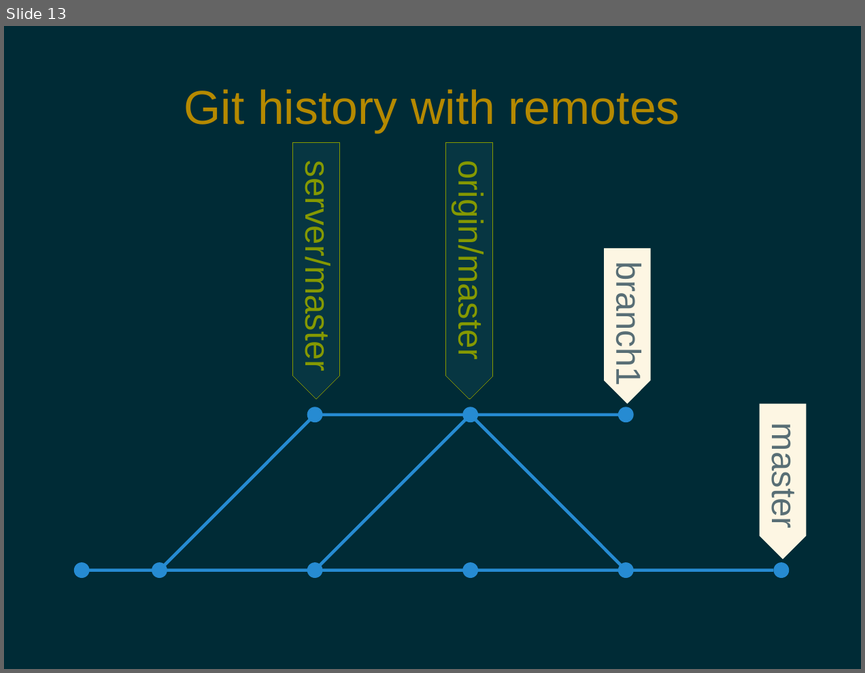
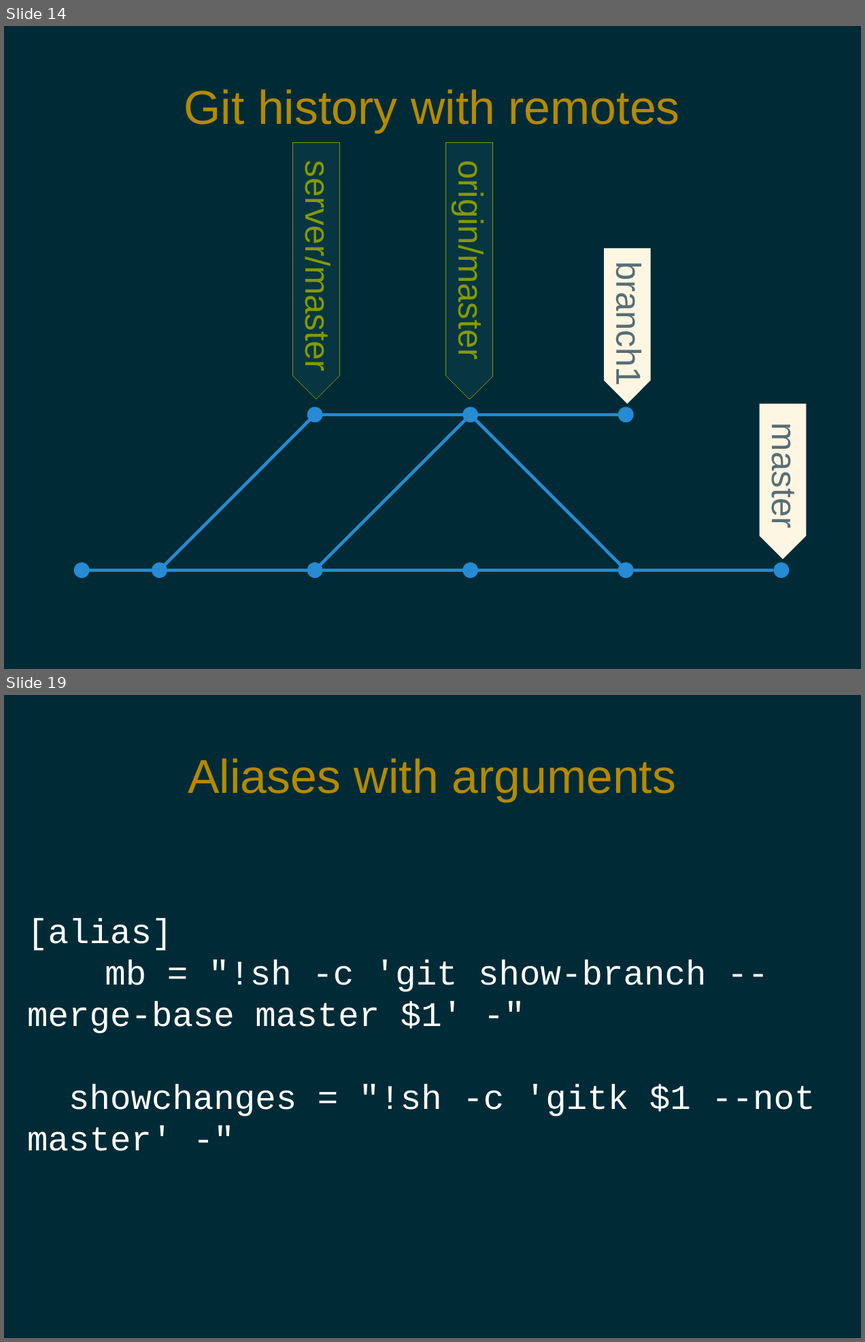
Before and after one commit to pdg137/gitpres, a slide deck: advanced.odp. Shown one above the other, each under a label of ours: slide 13 before the commit, slides 14 and 19 after it; the slides between them are not shown. The pictures are 865x673 and 865x1342 pixels, drawn with LibreOffice and Linux fonts; fonts in the diff are those of the drawing. Boxes give left, top, right and bottom in pixels: in the first picture for what was removed or moved away, otherwise in the second. Text is boxed around its words. In the diff, an @@ line names an element or a change of style, - is before the commit and + after.

```diff
--- a/advanced.odp
+++ b/advanced.odp
@@ slide 19 added at <box>4,695,861,1338</box>, background #002B36 @@
@@ title added at <box>188,758,676,802</box>, 44 pt, text #B58900 @@
+Aliases with arguments
@@ text added at <box>27,918,815,1151</box>, 32 pt, text #FFFFFF @@
+[alias]
+mb = "!sh -c 'git show-branch --merge-base master $1' -"
+showchanges = "!sh -c 'gitk $1 --not master' -"
@@ what was slide 13 is now slide 14 @@
```
Also in this commit, not shown: 2 slides changed, 5 other slides added, 1 slide removed.
